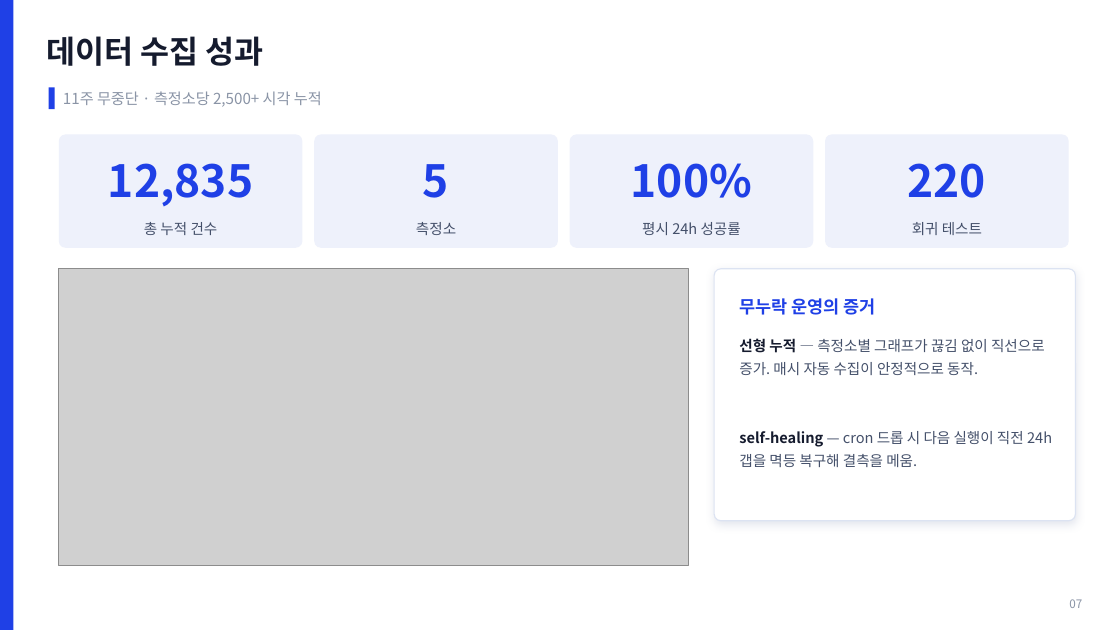
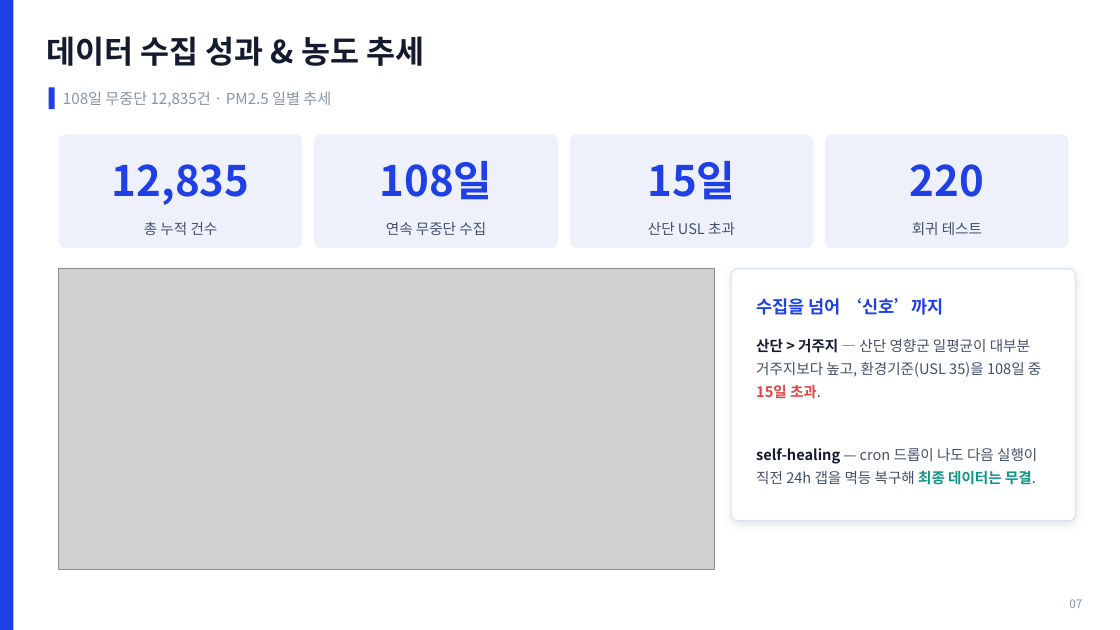
Before and after one commit to robinho0329/chungbuk-air-quality-monitor, a slide deck: slide 7 of reports/portfolio/포트폴리오_충북대기질_SPC.pptx. Drawn at 1120x630 pixels with LibreOffice and Linux fonts; fonts in the diff are those of the drawing; grey boxes stand for pictures. Boxes give left, top, right and bottom in pixels: in the first picture for what was removed or moved away, otherwise in the second. Text is boxed around its words. In the diff, an @@ line names an element or a change of style, - is before the commit and + after.

```diff
--- a/reports/portfolio/포트폴리오_충북대기질_SPC.pptx
+++ b/reports/portfolio/포트폴리오_충북대기질_SPC.pptx
@@ text at [46,36,424,66]: text changed @@
-데이터 수집 성과
+데이터 수집 성과 & 농도 추세
@@ text at [63,91,331,107]: text changed @@
-11주 무중단 · 측정소당 2,500+ 시각 누적
+108일 무중단 12,835건 · PM2.5 일별 추세
@@ text "12,835" at [112,164,250,205]: size 38 to 36 pt @@
@@ text "220" at [910,164,984,197]: size 38 to 36 pt @@
@@ text at [380,161,493,200]: text changed; size 38 to 36 pt @@
-5
+108일
@@ text at [647,161,735,200]: text changed; size 38 to 36 pt @@
-100%
+15일
@@ text at [386,222,486,235]: text changed @@
-측정소
+연속 무중단 수집
@@ text at [648,222,735,235]: text changed @@
-평시 24h 성공률
+산단 USL 초과
@@ picture: place and size @@
-picture at [59,269,689,565]
+picture at [59,269,714,570]
@@ rounded rectangle: place and size @@
-rounded rectangle at [714,269,1075,521]
+rounded rectangle at [731,269,1075,521]
@@ text at [756,298,944,315]: text changed @@
-무누락 운영의 증거
+수집을 넘어 ‘신호’까지
@@ text at [756,338,1041,399]: text changed @@
-선형 누적 — 측정소별 그래프가 끊김 없이 직선으로 증가. 매시 자동 수집이 안정적으로 동작.
+산단 > 거주지 — 산단 영향군 일평균이 대부분 거주지보다 높고, 환경기준(USL 35)을 108일 중 15일 초과.
@@ text at [756,448,1037,485]: text changed @@
-self-healing — cron 드롭 시 다음 실행이 직전 24h 갭을 멱등 복구해 결측을 메움.
+self-healing — cron 드롭이 나도 다음 실행이 직전 24h 갭을 멱등 복구해 최종 데이터는 무결.
```
Also in this commit, not shown: 10 other slides changed, 1 slide added, 2 other files.
